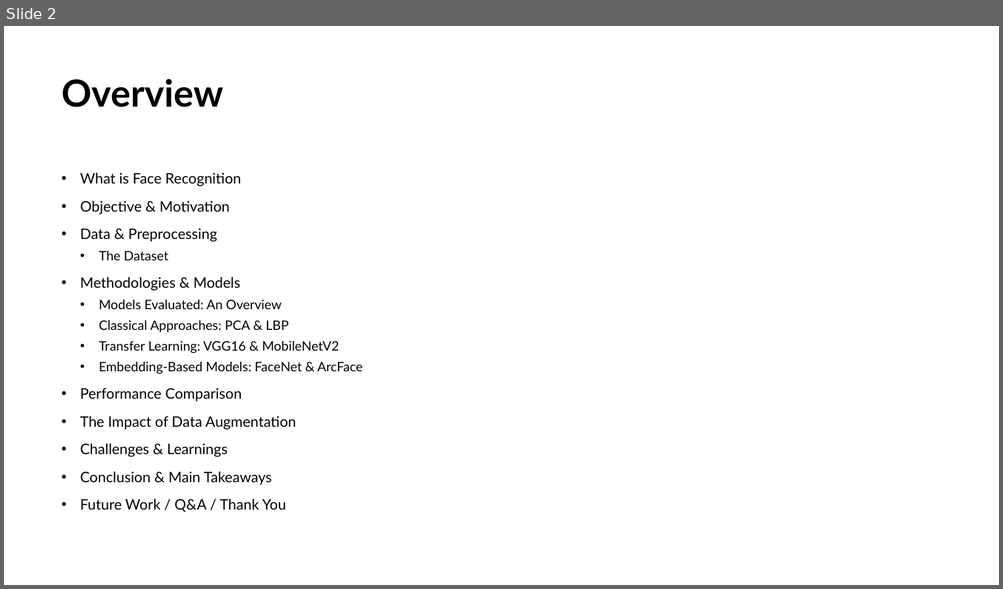
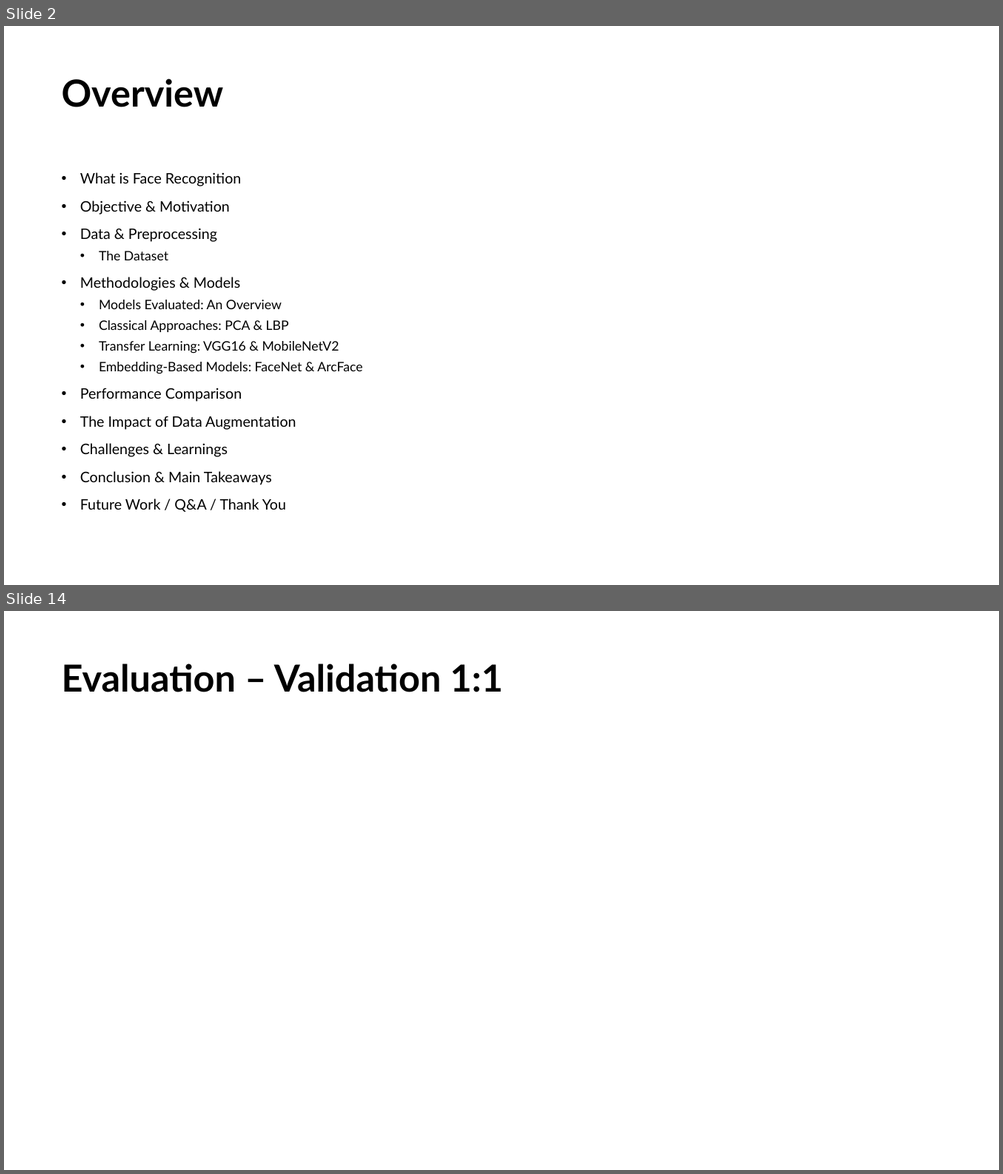
Before and after one commit to JackGraymer/Face-Recognition, a slide deck: Face Reconition Presentation_v2.pptx. Shown one above the other, each under a label of ours: slide 2 before the commit, slides 2 and 14 after it; the slides between them are not shown. The pictures are 1003x589 and 1003x1174 pixels, drawn with LibreOffice and Linux fonts; fonts in the diff are those of the drawing. Boxes give left, top, right and bottom in pixels: in the first picture for what was removed or moved away, otherwise in the second. Text is boxed around its words. In the diff, an @@ line names an element or a change of style, - is before the commit and + after.

```diff
--- a/Face Reconition Presentation_v2.pptx
+++ b/Face Reconition Presentation_v2.pptx
@@ slide 14 added at <box>4,611,999,1170</box>, background #FFFFFF @@
@@ title added at <box>62,664,503,692</box>, 36 pt, text #000000, bold @@
+Evaluation – Validation 1:1
```
Also in this commit, not shown: 11 other slides added, 1 other file.
